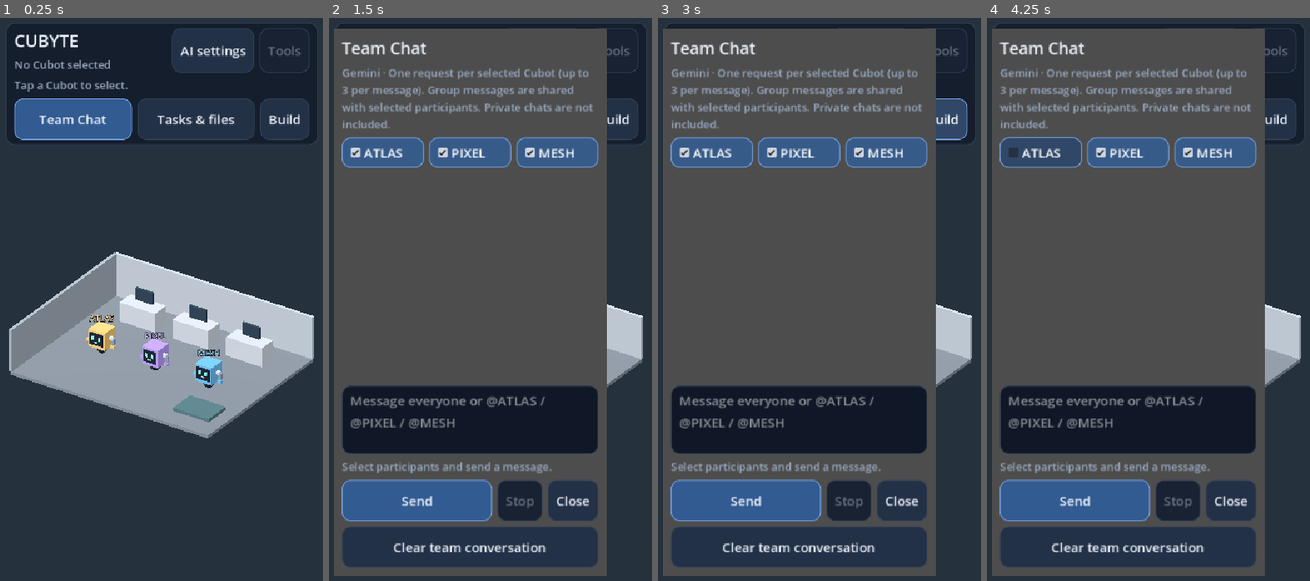
Above: before the commit, frames 1-4 (left to right).
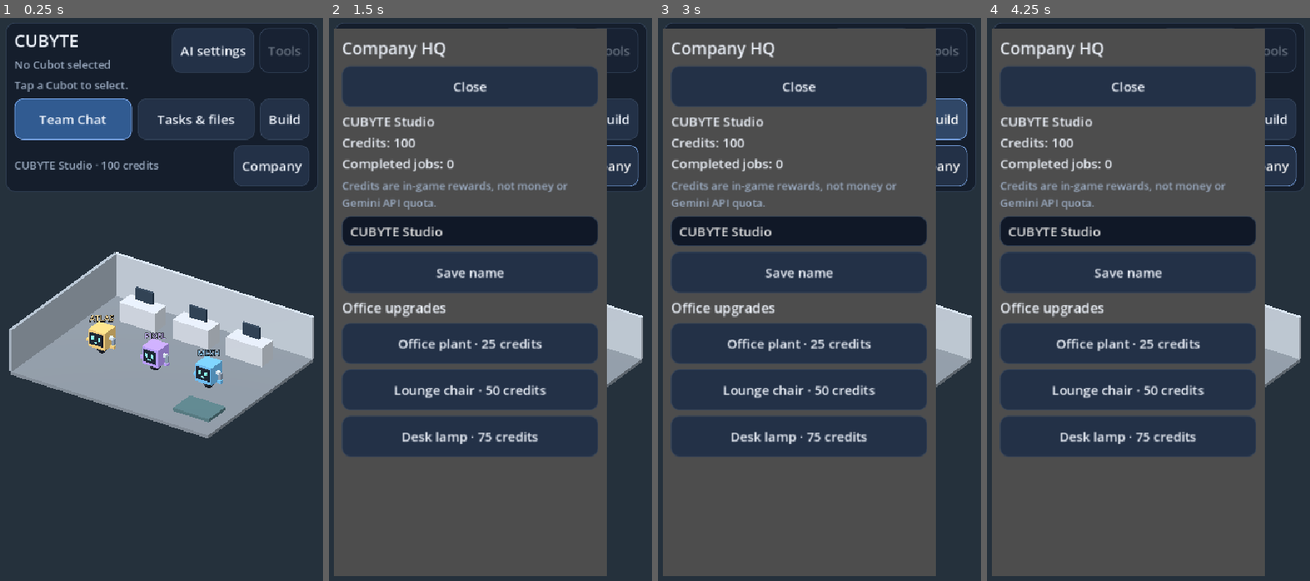
Above: after the commit, the same moments.

Repository: joparoxxx/VOXHAVEN
Game: Godot game, scene res://scenes/office.tscn
Same seed, same stepped clock (60 frames per second), same inputs: the game is played once before the commit and once after it.
Inputs (mouse positions are in pixels of both pictures, inside the frame that each line leads up to):
- Up to frame 1 (0.25 s): no input
- Up to frame 2 (1.5 s): click (600, 164) at 0.5 s, where only the run after the commit has a clickable "Company"; click "Team Chat" at 1.25 s
- Up to frame 3 (3 s): click "Tasks & files" at 2 s; click "Build" at 2.75 s
- Up to frame 4 (4.25 s): click (1041, 153) at 3.5 s, where only the run before the commit has a clickable "ATLAS"

The runs differ from the first frame. In frame 1, 0.7% of the frame differs, in the area x 2-99%, y 21-30%; in frame 2, 51%; in frame 3, 51%; in frame 4, 51%, in the area x 3-99%, y 4-98%.

Commit message:
feat(office): connect company rewards and purchased decorations to the 3D office [skip ci]

Diff:
--- a/game/scenes/office.gd
+++ b/game/scenes/office.gd
@@ -12,6 +12,12 @@
 var team_task_id := ""
 const Workspace = preload("res://scenes/workspace.gd")
 var workspace: Window
+const Company = preload("res://core/company.gd")
+const CompanyHQ = preload("res://scenes/company_hq.gd")
+var company = Company.new()
+var company_hq: Window
+var company_label: Label
+var decorations: Node3D
 const UI = preload("res://ui/mobile_theme.gd")
 var ai_console
 var roster = Roster.new()
@@ -144,6 +150,9 @@
 		_build_robot(Vector3(x, 0, 0.5), ROBOT_COLORS[i])
 	_box(self, Vector3(1.8, 0.15, 1.3), Vector3(3.5, 0.08, 2.4), Color("#4a6b72"))
 	_restore_layout()
+	decorations = Node3D.new()
+	add_child(decorations)
+	_refresh_decorations()
 	_rebuild_navigation()
 
 func _build_robot(position_: Vector3, color: Color) -> void:
@@ -240,6 +249,13 @@
 	workspace_button.size_flags_horizontal = Control.SIZE_EXPAND_FILL
 	workspace_row.add_child(workspace_button)
 	workspace_row.add_child(UI.button("Build", _show_build))
+	var company_row := HBoxContainer.new()
+	top_column.add_child(company_row)
+	company_label = UI.label("", 16, UI.MUTED)
+	company_label.size_flags_horizontal = Control.SIZE_EXPAND_FILL
+	company_row.add_child(company_label)
+	company_row.add_child(UI.button("Company", _show_company))
+	_refresh_company_label()
 
 	var bottom := PanelContainer.new()
 	cubot_actions = bottom
@@ -324,6 +340,10 @@
 	workspace.hide()
 	add_child(workspace)
 	workspace.connect("run_requested", _run_queued)
+	company_hq = CompanyHQ.new()
+	company_hq.hide()
+	add_child(company_hq)
+	company_hq.connect("changed", _company_changed)
 	_build_skill_dialog()
 	_build_robot_dialog()
 	_build_layout_dialog()
@@ -486,7 +506,10 @@
 		cancel_button.disabled = true
 		var current := pending_id
 		engine.run_task(current)
-		var succeeded: bool = engine.get_task(current).get("status") == "succeeded"
+		var completed: Dictionary = engine.get_task(current)
+		var succeeded: bool = completed.get("status") == "succeeded"
+		if succeeded and company.reward(completed):
+			_refresh_company_label()
 		_reset()
 		if succeeded and not workflow_queue.is_empty():
 			pending_id = workflow_queue.pop_front()
@@ -1044,6 +1067,8 @@
 			confirm.hide()
 		else:
 			workspace.hide()
+	elif is_instance_valid(company_hq) and company_hq.visible:
+		company_hq.hide()
 	elif is_instance_valid(build_dialog) and build_dialog.visible:
 		build_dialog.hide()
 	elif skill_dialog.visible:
@@ -1078,3 +1103,35 @@
 	_ai_task(robot_id, tool, payload, worker_id)
 	if not pending_id.is_empty() and pending_id != previous:
 		team_task_id = pending_id
+
+func _refresh_company_label() -> void:
+	if is_instance_valid(company_label):
+		var data: Dictionary = company.snapshot()
+		company_label.text = str(data["company"]) + " · " + str(int(data["credits"])) + " credits"
+
+func _show_company() -> void:
+	if not busy and not ai_console.online_busy:
+		company_hq.call("show_company", company)
+
+func _company_changed() -> void:
+	_refresh_company_label()
+	_refresh_decorations()
+	_rebuild_navigation()
+
+func _refresh_decorations() -> void:
+	if not is_instance_valid(decorations):
+		return
+	for child in decorations.get_children():
+		decorations.remove_child(child)
+		child.queue_free()
+	var upgrades: Array = company.snapshot()["upgrades"]
+	if "plant" in upgrades:
+		_box(decorations, Vector3(0.45, 0.45, 0.45), Vector3(-4.3, 0.225, -3.35), Color("#ad7952"))
+		_box(decorations, Vector3(0.65, 0.65, 0.65), Vector3(-4.3, 0.75, -3.35), Color("#468b58"))
+	if "lounge" in upgrades:
+		_box(decorations, Vector3(1.2, 0.4, 0.8), Vector3(3.5, 0.35, 2.4), Color("#527d82"))
+		_box(decorations, Vector3(1.2, 0.65, 0.18), Vector3(3.5, 0.65, 2.75), Color("#36585d"))
+	if "lamp" in upgrades:
+		_box(decorations, Vector3(0.2, 0.2, 0.2), Vector3(4.3, 0.1, -3.3), Color("#586475"))
+		_box(decorations, Vector3(0.08, 1.5, 0.08), Vector3(4.3, 0.85, -3.3), Color("#738297"))
+		_box(decorations, Vector3(0.4, 0.18, 0.4), Vector3(4.3, 1.7, -3.3), Color("#f5d998"))
